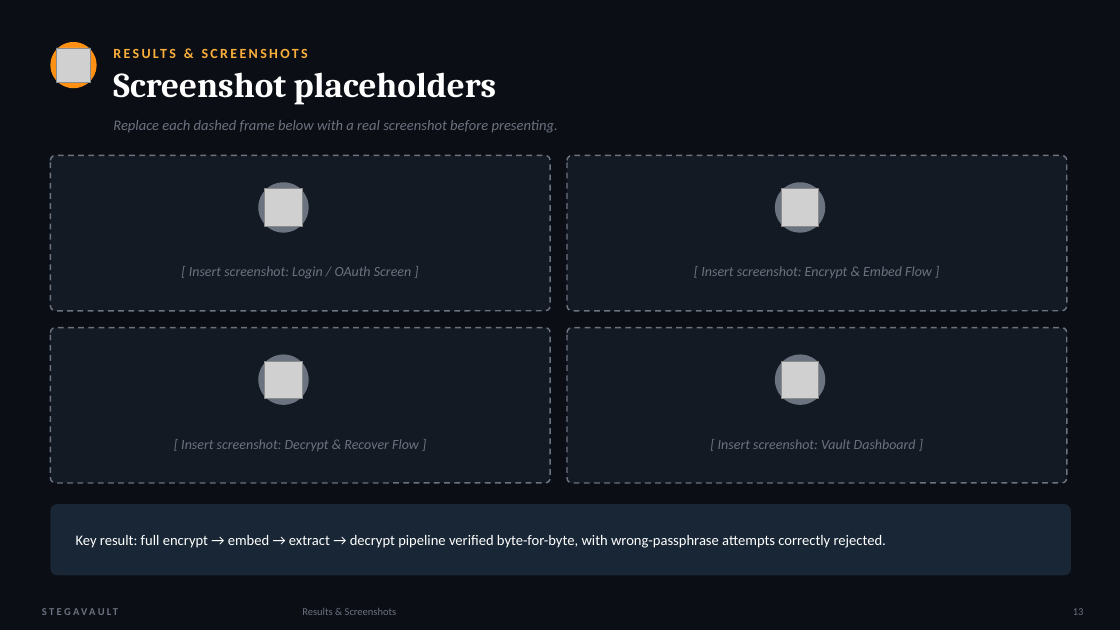
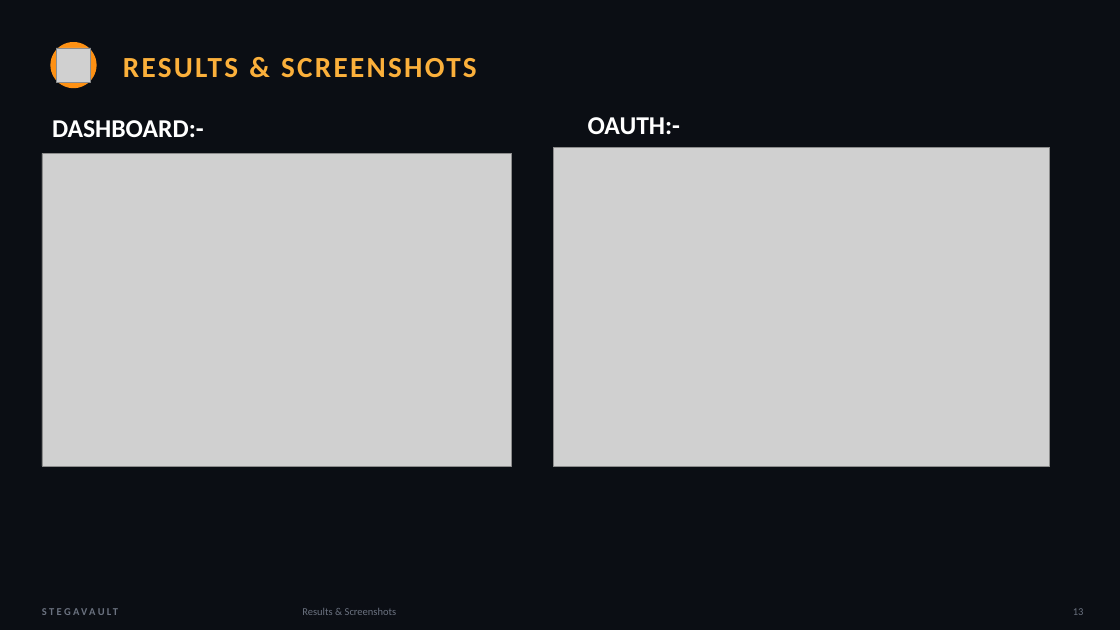
Before and after one commit to naveenk4250-code/stegavault, a slide deck: slide 14 of StegaVault_Presentation.pptx. Drawn at 1120x630 pixels with LibreOffice and Linux fonts; fonts in the diff are those of the drawing; grey boxes stand for pictures. Boxes give left, top, right and bottom in pixels: in the first picture for what was removed or moved away, otherwise in the second. Text is boxed around its words. In the diff, an @@ line names an element or a change of style, - is before the commit and + after.

```diff
--- a/StegaVault_Presentation.pptx
+++ b/StegaVault_Presentation.pptx
@@ text "RESULTS & SCREENSHOTS": place and size @@
-text "RESULTS & SCREENSHOTS" at [113, 40, 786, 66]
+text "RESULTS & SCREENSHOTS" at [123, 58, 477, 78]
@@ text "RESULTS & SCREENSHOTS" at [123, 58, 477, 78]: size 12 to 25 pt @@
@@ text removed at [113, 72, 496, 105] @@
-Screenshot placeholders
@@ text added at [588, 117, 681, 134], 22 pt, text #FFFFFF, bold @@
+OAUTH:-
@@ text added at [52, 120, 204, 137], 22 pt, text #FFFFFF, bold @@
+DASHBOARD:-
@@ text removed at [113, 120, 558, 133] @@
-Replace each dashed frame below with a real screenshot before presenting.
@@ picture added at [553, 148, 1050, 467] @@
@@ picture added at [42, 154, 512, 466] @@
@@ rounded rectangle removed at [50, 155, 550, 311] @@
@@ rounded rectangle removed at [567, 155, 1067, 311] @@
@@ ellipse removed at [259, 182, 309, 233] @@
@@ picture removed at [265, 189, 302, 226] @@
@@ ellipse removed at [775, 182, 825, 233] @@
@@ picture removed at [781, 189, 818, 226] @@
@@ text removed at [189, 266, 411, 278] @@
-[ Insert screenshot: Login / OAuth Screen ]
@@ text removed at [701, 266, 932, 278] @@
-[ Insert screenshot: Encrypt & Embed Flow ]
@@ rounded rectangle removed at [50, 328, 550, 483] @@
@@ rounded rectangle removed at [567, 328, 1067, 483] @@
@@ ellipse removed at [259, 355, 309, 405] @@
@@ ellipse removed at [775, 355, 825, 405] @@
@@ picture removed at [265, 361, 302, 398] @@
@@ picture removed at [781, 361, 818, 398] @@
@@ text removed at [181, 439, 419, 451] @@
-[ Insert screenshot: Decrypt & Recover Flow ]
@@ text removed at [718, 439, 916, 449] @@
-[ Insert screenshot: Vault Dashboard ]
@@ rounded rectangle removed at [50, 504, 1071, 576] @@
@@ text removed at [76, 535, 886, 548] @@
-Key result: full encrypt → embed → extract → decrypt pipeline verified byte-for-byte, with wrong-passphrase attempts correctly rejected.
```
Also in this commit, not shown: 10 other slides changed, 6 slides added, 5 slides removed, 24 other files.
